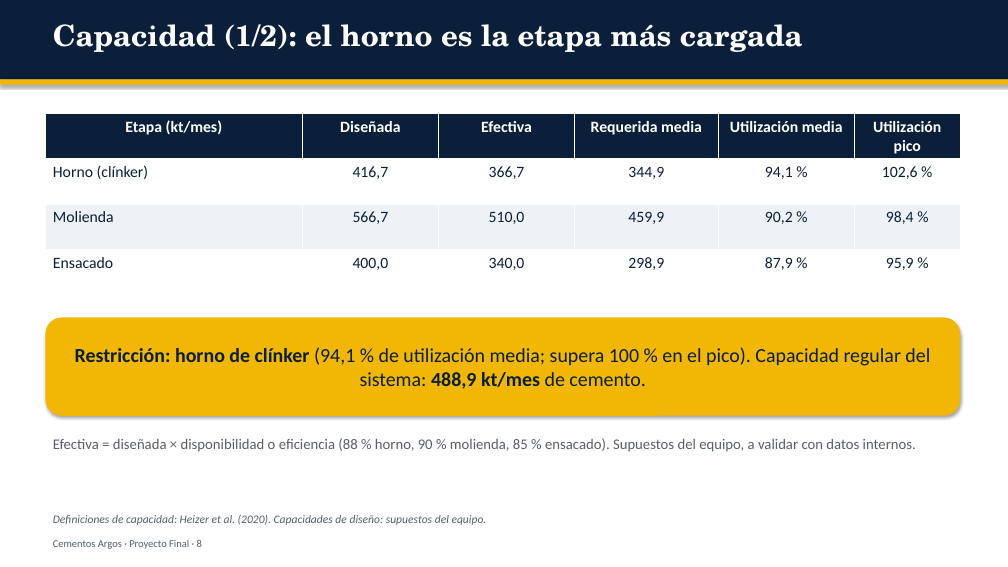
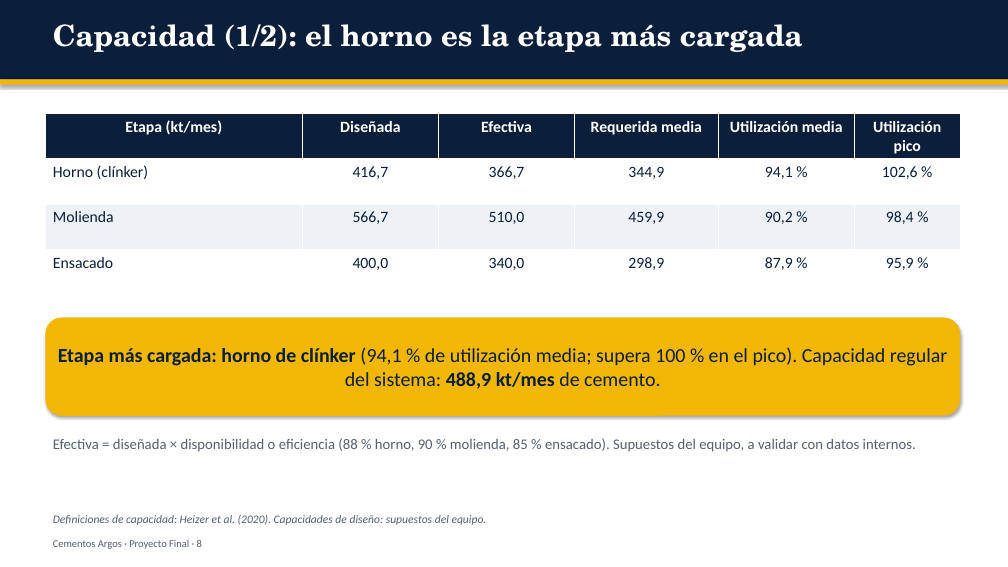
Before and after one commit to mauxysalcedo/mauxysalcedo.github.io, a slide deck: slide 8 of proyecto_final/Presentacion_Proyecto_Final_Argos.pptx. Drawn at 1008x567 pixels with LibreOffice and Linux fonts; fonts in the diff are those of the drawing. Boxes give left, top, right and bottom in pixels: in the first picture for what was removed or moved away, otherwise in the second. Text is boxed around its words. In the diff, an @@ line names an element or a change of style, - is before the commit and + after.

```diff
--- a/proyecto_final/Presentacion_Proyecto_Final_Argos.pptx
+++ b/proyecto_final/Presentacion_Proyecto_Final_Argos.pptx
@@ text in rounded rectangle at [58,347,947,389]: text changed @@
-Restricción: horno de clínker (94,1 % de utilización media; supera 100 % en el pico). Capacidad regular del sistema: 488,9 kt/mes de cemento.
+Etapa más cargada: horno de clínker (94,1 % de utilización media; supera 100 % en el pico). Capacidad regular del sistema: 488,9 kt/mes de cemento.
```
Also in this commit, not shown: 8 other slides changed, 2 slides removed, 11 other files.
